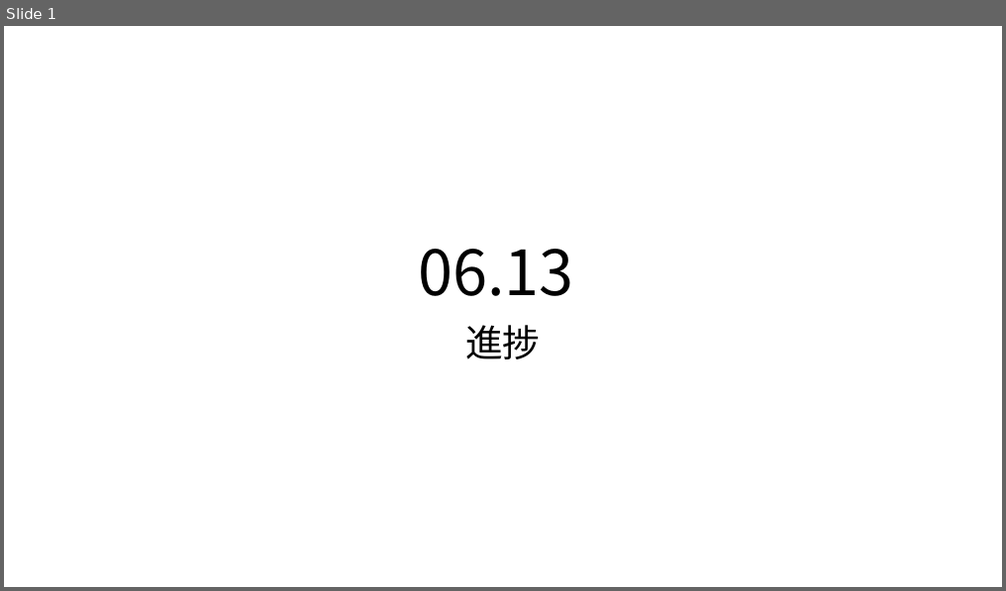
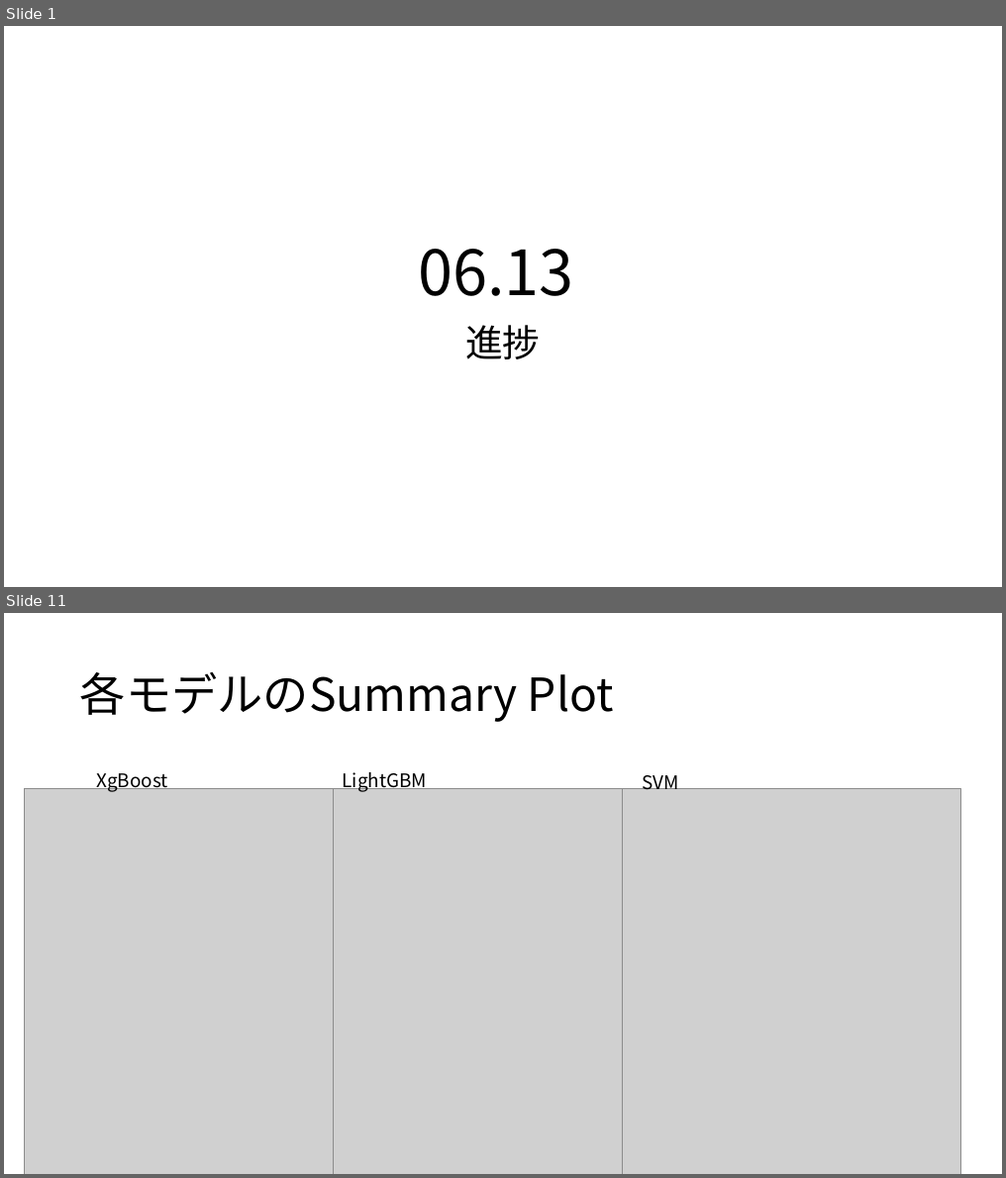
Before and after one commit to MasahitoKumada/research, a slide deck: 2021/doc/進捗06.13.pptx. Shown one above the other, each under a label of ours: slide 1 before the commit, slides 1 and 11 after it; the slides between them are not shown. The pictures are 1006x591 and 1006x1178 pixels, drawn with LibreOffice and Linux fonts; fonts in the diff are those of the drawing; grey boxes stand for pictures. Boxes give left, top, right and bottom in pixels: in the first picture for what was removed or moved away, otherwise in the second. Text is boxed around its words. In the diff, an @@ line names an element or a change of style, - is before the commit and + after.

```diff
--- a/2021/doc/進捗06.13.pptx
+++ b/2021/doc/進捗06.13.pptx
@@ slide 11 added at box(4, 613, 1002, 1174), background #FFFFFF @@
@@ title added at box(80, 672, 614, 722), 44 pt, text #000000 @@
+各モデルのSummary Plot
@@ picture added at box(24, 789, 363, 1174) @@
@@ text added at box(96, 773, 167, 793), 18 pt, text #000000 @@
+XgBoost
@@ picture added at box(334, 789, 672, 1174) @@
@@ text added at box(343, 772, 427, 793), 18 pt, text #000000 @@
+LightGBM
@@ picture added at box(623, 789, 961, 1174) @@
@@ text added at box(642, 770, 678, 790), 18 pt, text #000000 @@
+SVM
```
Also in this commit, not shown: 12 other slides added, 1 slide removed, 33 other files.
